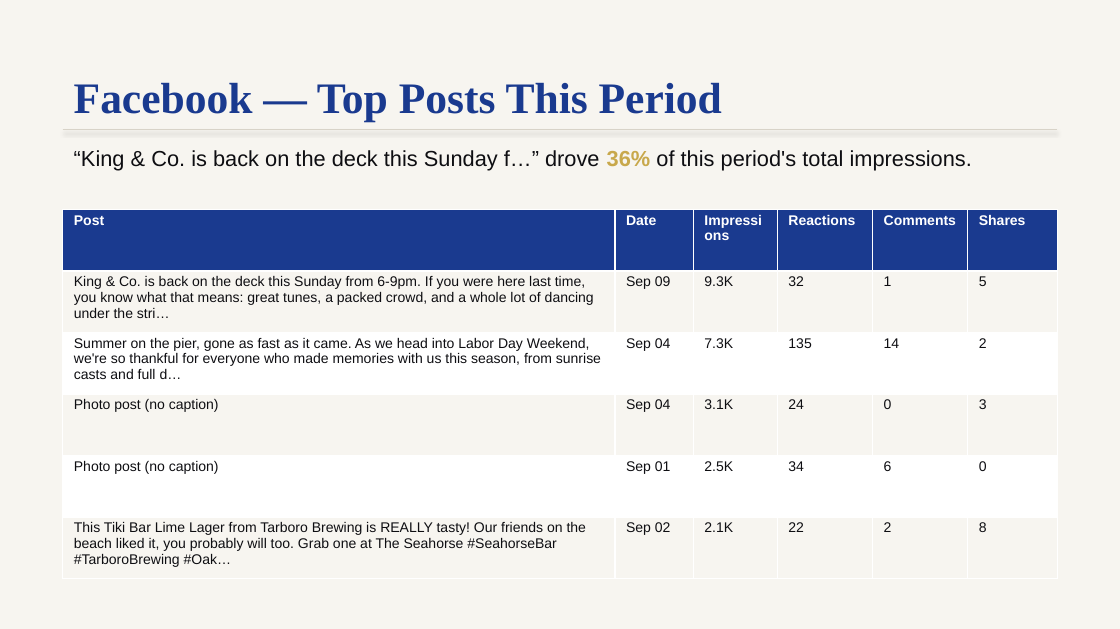
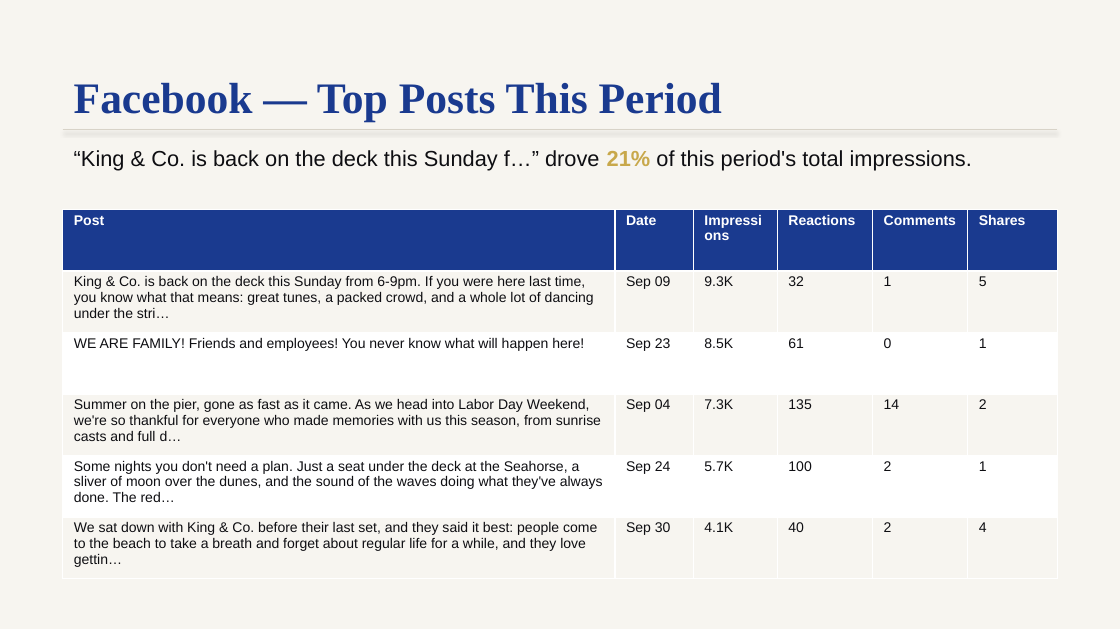
Before and after one commit to lakehousesocial-tech/ocean-crest-pier-monthly-report, a slide deck: slide 5 of Ocean Crest Pier Monthly Report — September 2026.pptx. Drawn at 1120x629 pixels with LibreOffice and Linux fonts; fonts in the diff are those of the drawing. Boxes give left, top, right and bottom in pixels: in the first picture for what was removed or moved away, otherwise in the second. Text is boxed around its words. In the diff, an @@ line names an element or a change of style, - is before the commit and + after.

```diff
--- a/Ocean Crest Pier Monthly Report — September 2026.pptx
+++ b/Ocean Crest Pier Monthly Report — September 2026.pptx
@@ text at [74, 150, 972, 170]: text changed @@
-“King & Co. is back on the deck this Sunday f…” drove 36% of this period's total impressions.
+“King & Co. is back on the deck this Sunday f…” drove 21% of this period's total impressions.
@@ table at [63, 209, 1057, 579] @@
+row 3: WE ARE FAMILY! Friends and employees! You never know what will happen here! | Sep 23 | 8.5K | 61 | 0 | 1
-row 4: Photo post (no caption) | Sep 04 | 3.1K | 24 | 0 | 3
-row 5: Photo post (no caption) | Sep 01 | 2.5K | 34 | 6 | 0
-row 6: This Tiki Bar Lime Lager from Tarboro Brewing is REALLY tasty! Our friends on the beach liked it, you probably will too. Grab one at The Seahorse #SeahorseBar #TarboroBrewing #Oak… | Sep 02 | 2.1K | 22 | 2 | 8
+row 5: Some nights you don't need a plan. Just a seat under the deck at the Seahorse, a sliver of moon over the dunes, and the sound of the waves doing what they've always done. The red… | Sep 24 | 5.7K | 100 | 2 | 1
+row 6: We sat down with King & Co. before their last set, and they said it best: people come to the beach to take a breath and forget about regular life for a while, and they love gettin… | Sep 30 | 4.1K | 40 | 2 | 4
```
Also in this commit, not shown: 7 other slides changed.
